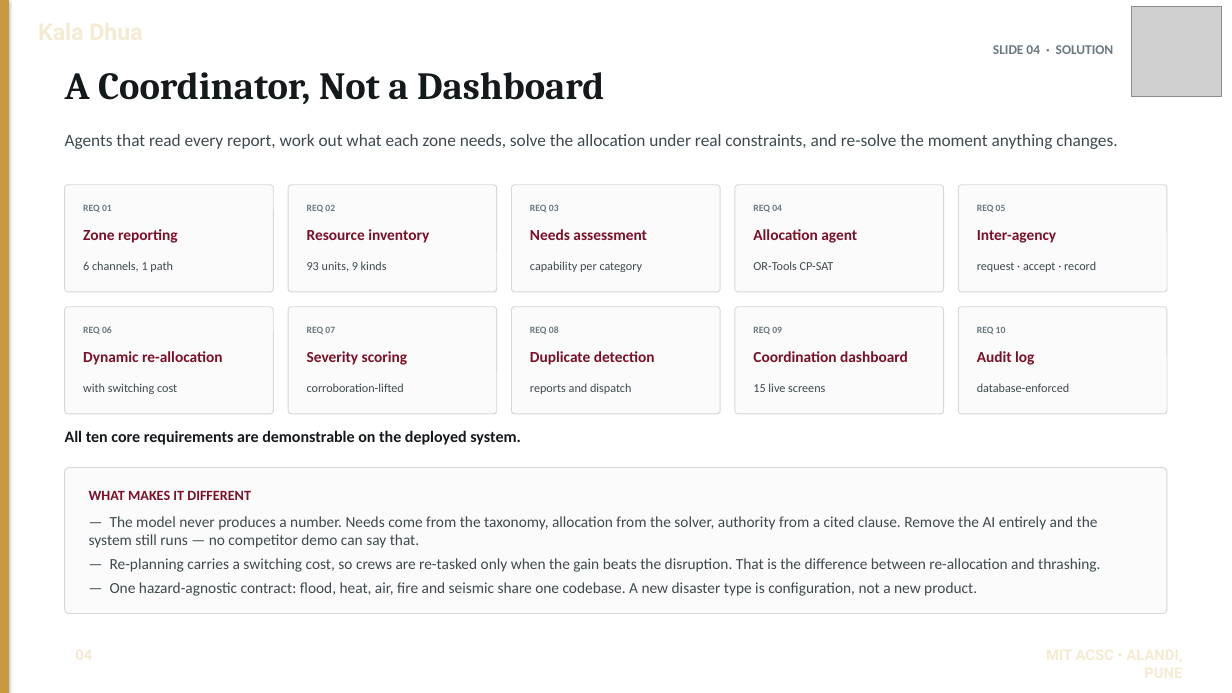
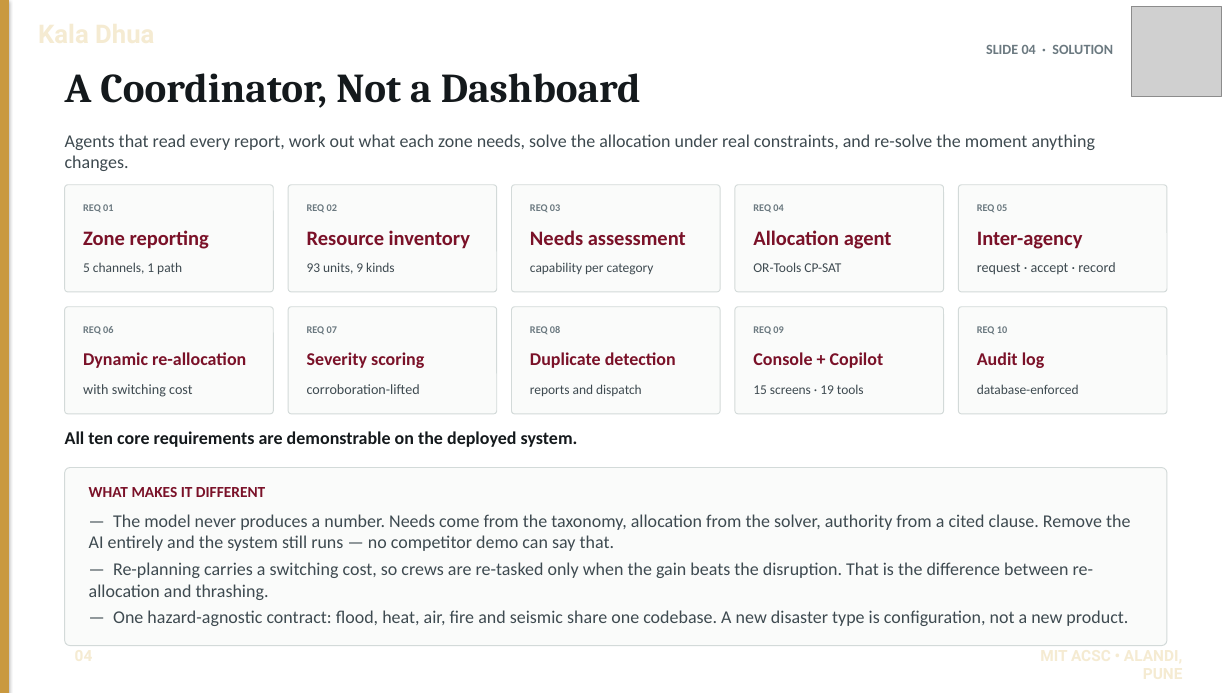
Before and after one commit to officialayush23/DisruptionOps, a slide deck: slide 4 of docs/DisruptionOps - Kurukshetra 2.0 Hackfest.pptx. Drawn at 1232x693 pixels with LibreOffice and Linux fonts; fonts in the diff are those of the drawing; grey boxes stand for pictures. Boxes give left, top, right and bottom in pixels: in the first picture for what was removed or moved away, otherwise in the second. Text is boxed around its words. In the diff, an @@ line names an element or a change of style, - is before the commit and + after.

```diff
--- a/docs/DisruptionOps - Kurukshetra 2.0 Hackfest.pptx
+++ b/docs/DisruptionOps - Kurukshetra 2.0 Hackfest.pptx
@@ text "SLIDE 04 · SOLUTION" at [986, 45, 1113, 54]: size 10.5 to 11 pt @@
@@ text "A Coordinator, Not a Dashboard" at [65, 73, 641, 108]: size 30 to 32 pt @@
@@ text "Agents that read every report, ..." at [65, 134, 1095, 171]: size 13.5 to 14 pt @@
@@ size 12 to 16 pt in 5 elements at [83, 230, 209, 249], [307, 230, 470, 249], [530, 230, 686, 245], [753, 230, 892, 249], [977, 231, 1083, 249] @@
@@ text at [83, 262, 182, 274]: text changed; size 9.5 to 10.5 pt @@
-6 channels, 1 path
+5 channels, 1 path
@@ size 7.5 to 8 pt in 10 elements at [83, 204, 113, 212], [307, 204, 337, 212], [530, 204, 560, 212], [753, 204, 783, 212], [977, 204, 1007, 212], [83, 326, 113, 334], [307, 326, 337, 334], [530, 326, 560, 334], [753, 326, 783, 334], [977, 326, 1007, 334] @@
@@ text at [753, 352, 884, 368]: text changed; size 12 to 14 pt @@
-Coordination dashboard
+Console + Copilot
@@ size 12 to 14 pt in 4 elements at [83, 352, 246, 368], [307, 352, 424, 368], [530, 352, 676, 368], [977, 352, 1045, 368] @@
@@ size 9.5 to 11 pt in 3 elements at [977, 262, 1115, 275], [83, 384, 192, 397], [307, 384, 420, 394] @@
@@ text at [753, 384, 864, 394]: text changed; size 9.5 to 10.5 pt @@
-15 live screens
+15 screens · 19 tools
@@ size 9.5 to 10.5 pt in 5 elements at [307, 262, 394, 274], [530, 262, 654, 275], [753, 262, 841, 272], [530, 384, 642, 396], [977, 384, 1079, 394] @@
@@ text "All ten core requirements are ..." at [65, 431, 578, 447]: size 12.5 to 14 pt @@
@@ rounded rectangle: place and size @@
-rounded rectangle at [65, 468, 1167, 614]
+rounded rectangle at [65, 468, 1167, 646]
@@ text "WHAT MAKES IT DIFFERENT" at [89, 487, 1130, 626]: size 11 to 12 pt in "WHAT MAKES IT DIFFERENT"; size 12 to 14 pt @@
@@ text "MIT ACSC • ALANDI, PUNE" at [1040, 650, 1182, 662]: size 11.5 to 12 pt @@
```
Also in this commit, not shown: 8 other slides changed, 1 slide added, 6 other files.
